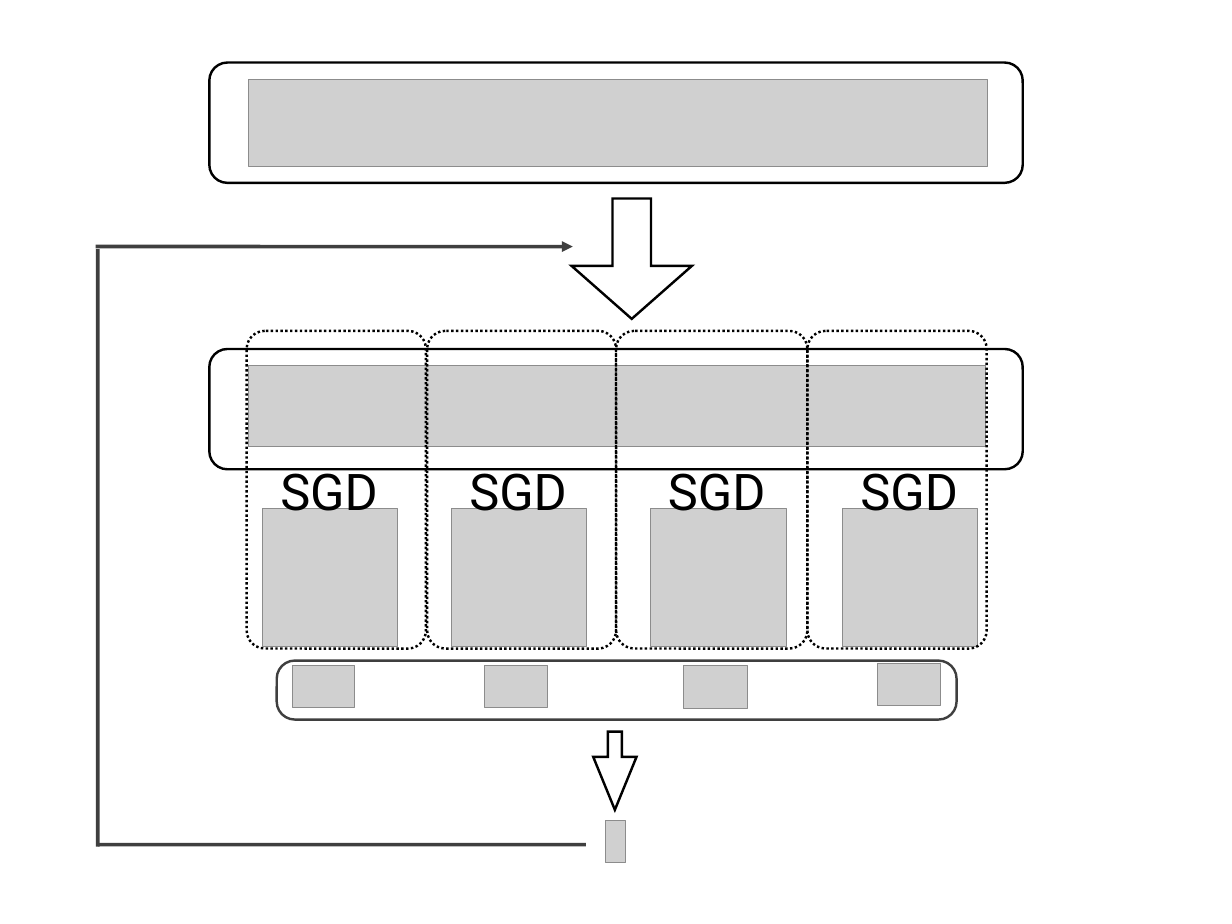
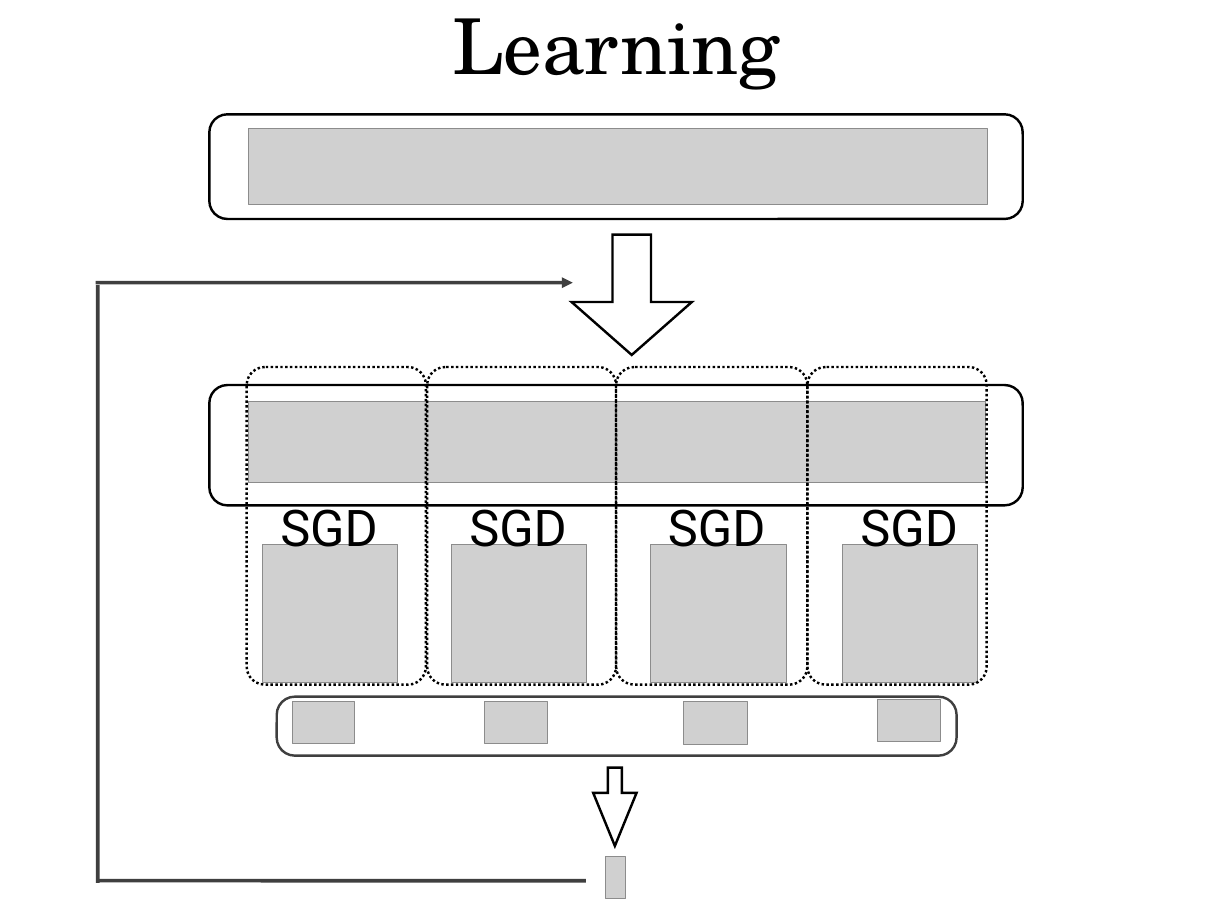
Before and after one commit to sergeyk/csrec, a slide deck: slide 15 of writeups/presentation.ppt (slide 14 before the commit). Drawn at 1232x924 pixels with LibreOffice and Linux fonts; fonts in the diff are those of the drawing; grey boxes stand for pictures. Boxes give left, top, right and bottom in pixels: in the first picture for what was removed or moved away, otherwise in the second. Text is boxed around its words. In the diff, an @@ line names an element or a change of style, - is before the commit and + after.

Commit message:
presentation additional figures

```diff
--- a/writeups/presentation.ppt
+++ b/writeups/presentation.ppt
@@ text added at [452, 18, 779, 90], 64 pt, text #000000 @@
+Learning
@@ rounded rectangle: place and size @@
-rounded rectangle at [210, 62, 1023, 183]
+rounded rectangle at [210, 114, 1023, 219]
@@ rounded rectangle at [210, 114, 1023, 219]: proportions changed @@
@@ picture: place and size @@
-picture at [249, 80, 987, 166]
+picture at [249, 129, 987, 204]
@@ 10 pictures, 4 texts, 4 freeform shapes, 2 rounded rectangles, 2 lines, 2 right arrows, 1 arrow: place and size @@
-10 pictures, 4 texts, 4 freeform shapes, 2 rounded rectangles, 2 lines, 2 right arrows, 1 arrow at [96, 198, 1023, 863]
+10 pictures, 4 texts, 4 freeform shapes, 2 rounded rectangles, 2 lines, 2 right arrows, 1 arrow at [96, 235, 1023, 899]
```
Also in this commit, not shown: 2 other slides changed, 4 slides added, 3 slides removed, 1 other file.
